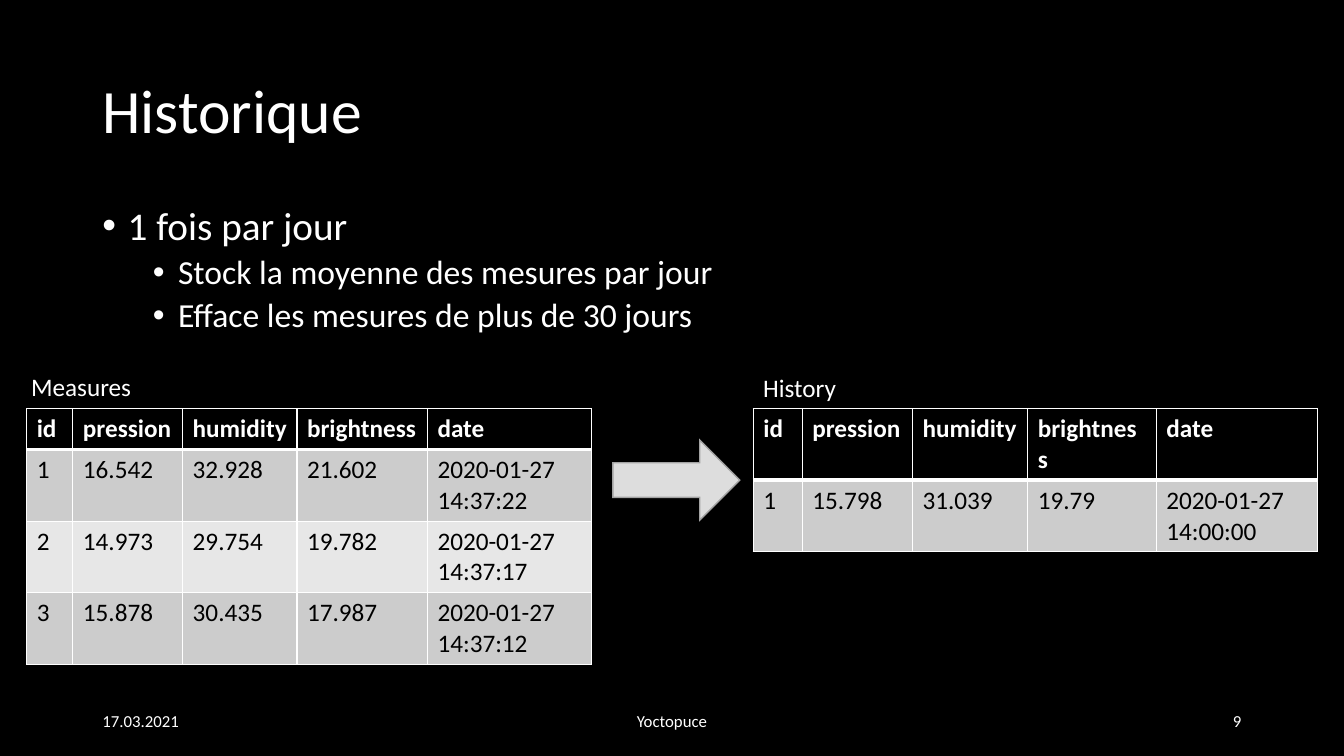
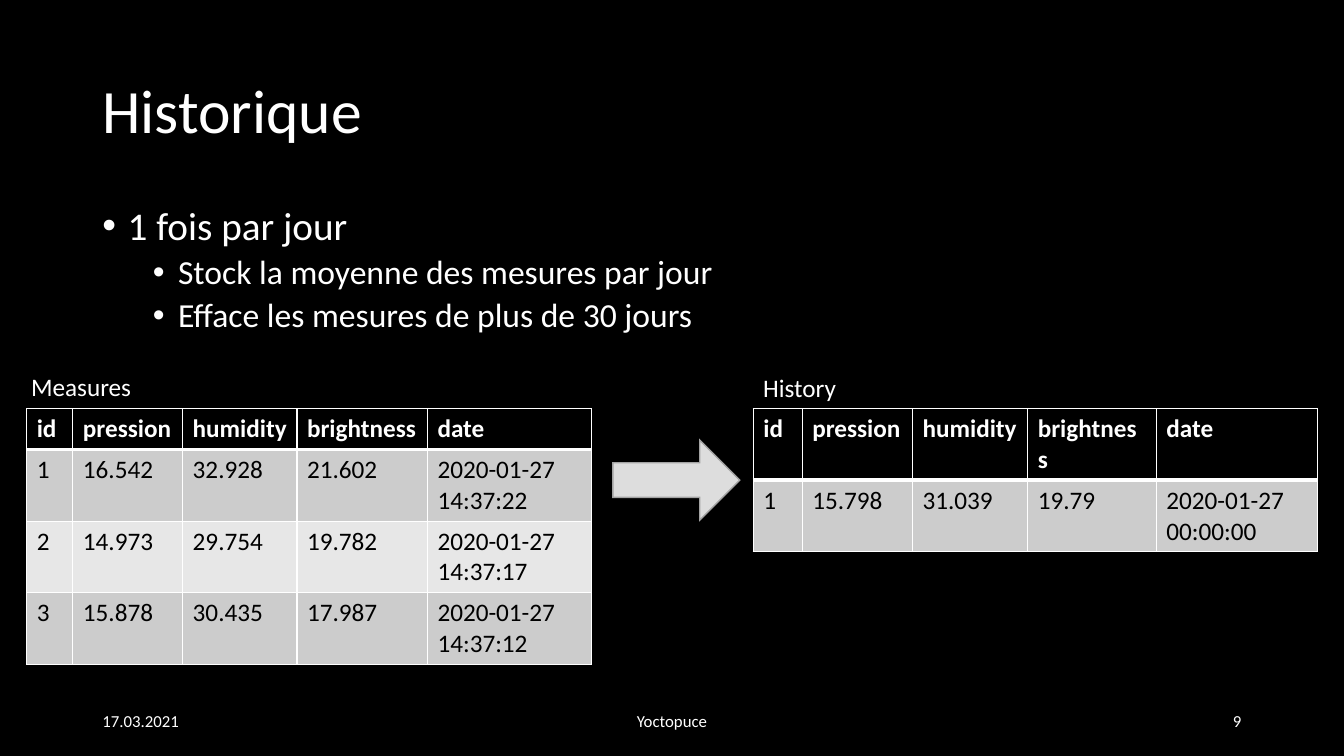
Before and after one commit to julesstahli/Yoctopuce, a slide deck: slide 9 of documentation/Yoctopuce.pptx. Drawn at 1344x756 pixels with LibreOffice and Linux fonts; fonts in the diff are those of the drawing. Boxes give left, top, right and bottom in pixels: in the first picture for what was removed or moved away, otherwise in the second. Text is boxed around its words. In the diff, an @@ line names an element or a change of style, - is before the commit and + after.

```diff
--- a/documentation/Yoctopuce.pptx
+++ b/documentation/Yoctopuce.pptx
@@ table at [753, 408, 1318, 544] @@
-row 2, column 5: 2020-01-27 14:00:00
+row 2, column 5: 2020-01-27 00:00:00
```
Also in this commit, not shown: 1 other slide changed.
